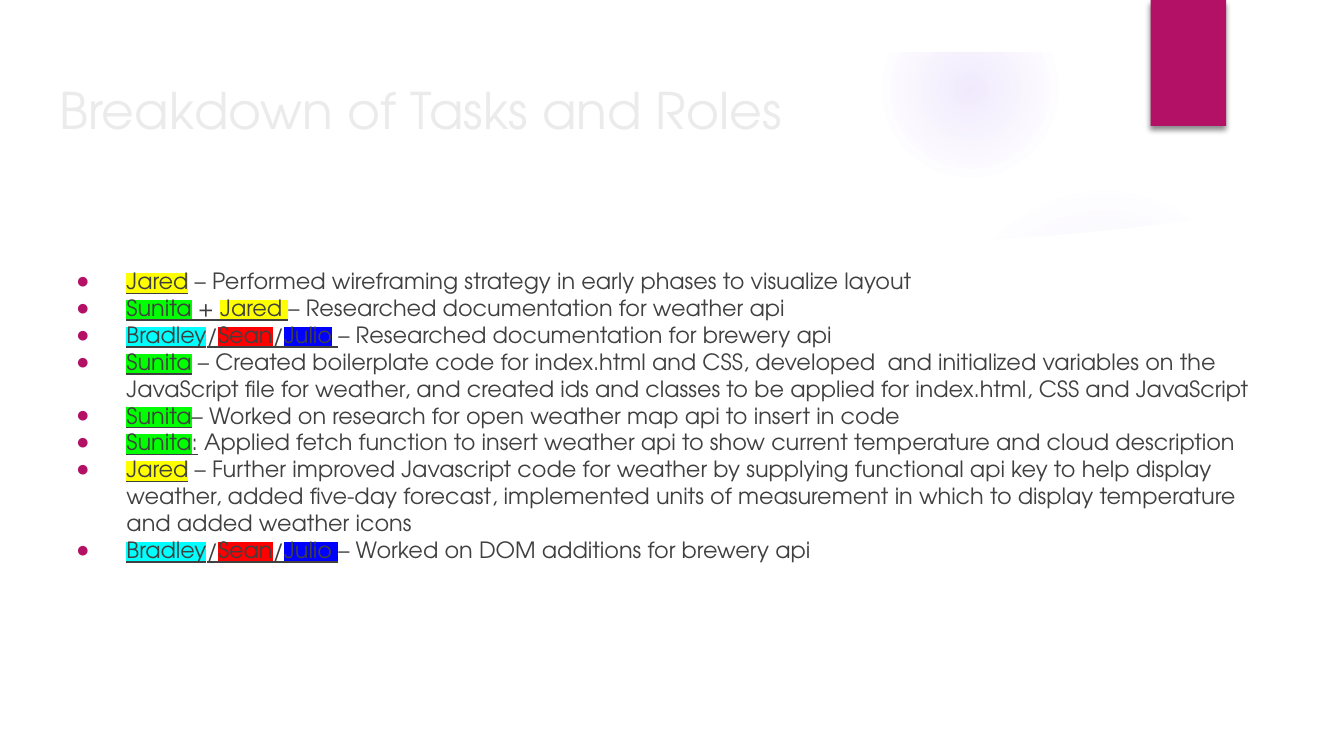
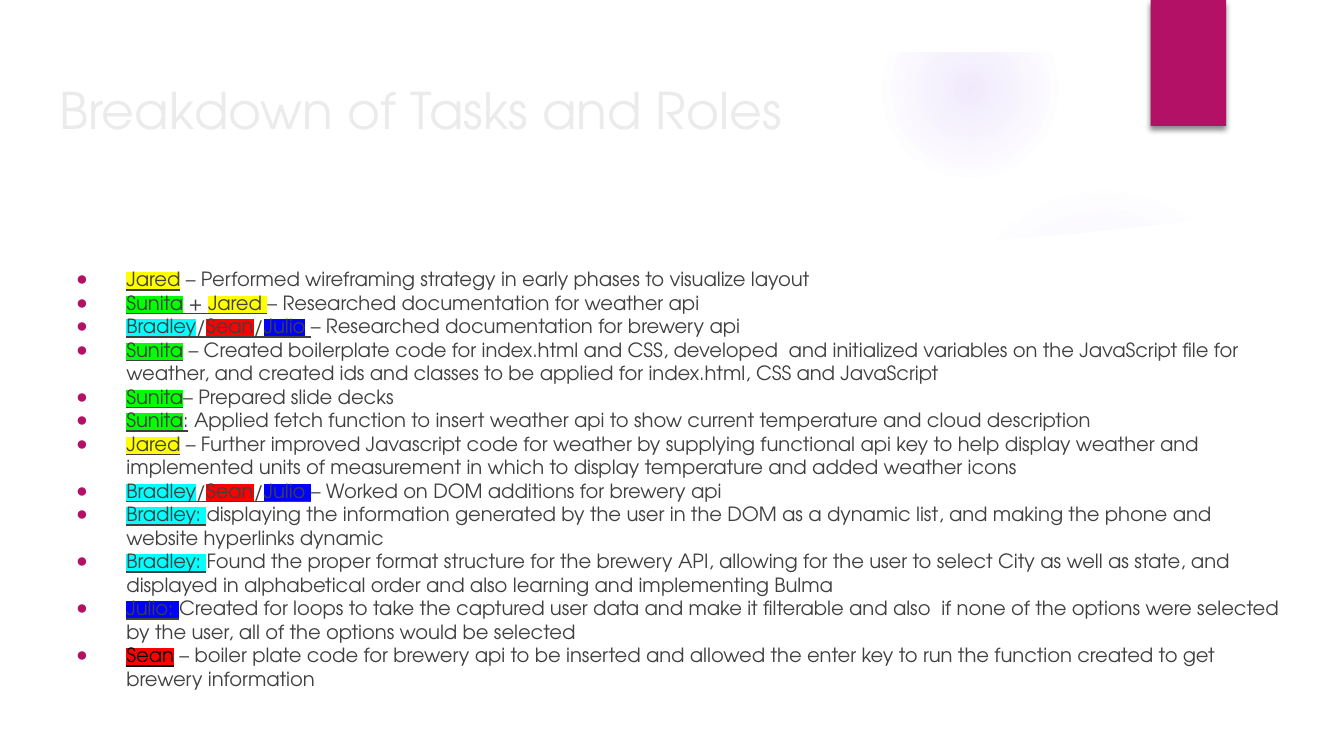
Before and after one commit to sdesire/APIs-For-IPAs, a slide deck: slide 5 of Project Presentation.pptx. Drawn at 1344x756 pixels with LibreOffice and Linux fonts; fonts in the diff are those of the drawing; background and template pictures are left out. Boxes give left, top, right and bottom in pixels: in the first picture for what was removed or moved away, otherwise in the second. Text is boxed around its words. In the diff, an @@ line names an element or a change of style, - is before the commit and + after.

Commit message:
final ppt

```diff
--- a/Project Presentation.pptx
+++ b/Project Presentation.pptx
@@ text at (126, 266, 1238, 508): size 12 to 10.5 pt in "Jared – Performed wireframing strategy in early ...", "Sunita + Jared – Researched documentation for ...", "Bradley/Sean/Julio – Researched documentation for brewery ap ...", "Sunita – Created boilerplate code for index.html ..." and 2 more places @@
@@ text at (126, 384, 394, 414): text changed; size 12 to 10.5 pt @@
-● Sunita– Worked on research for open weather map api to insert in code
+● Sunita– Prepared slide decks
@@ text at (126, 431, 1199, 484): text changed; size 12 to 10.5 pt @@
-● Jared – Further improved Javascript code for weather by supplying functional api key to help display weather, added five-day forecast, implemented units of measurement in which to display temperature and added weather icons
+● Jared – Further improved Javascript code for weather by supplying functional api key to help display weather and implemented units of measurement in which to display temperature and added weather icons
@@ text at (126, 501, 1279, 690): paragraphs added @@
+● Bradley: displaying the information generated by the user in the DOM as a dynamic list, and making the phone and website hyperlinks dynamic
+● Bradley: Found the proper format structure for the brewery API, allowing for the user to select City as well as state, and displayed in alphabetical order and also learning and implementing Bulma
+● Julio: Created for loops to take the captured user data and make it filterable and also if none of the options were selected by the user, all of the options would be selected
+● Sean – boiler plate code for brewery api to be inserted and allowed the enter key to run the function created to get brewery information
```
Also in this commit, not shown: 6 other slides changed.
